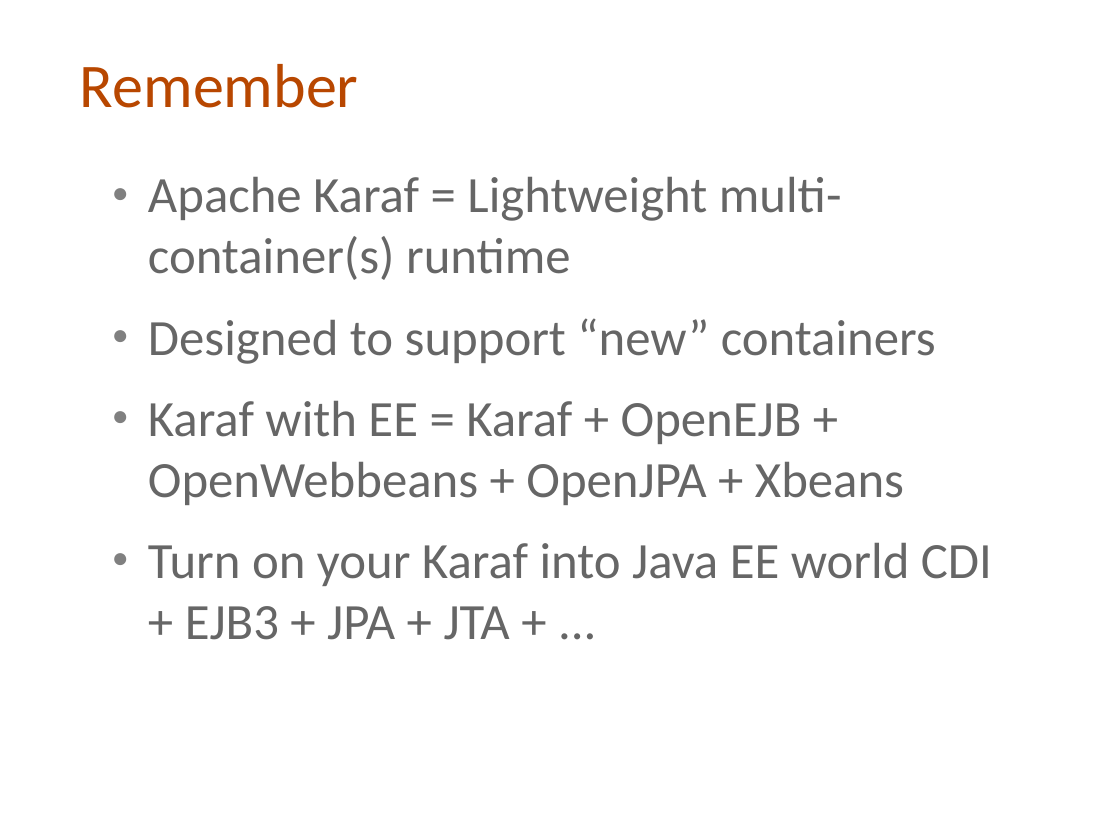
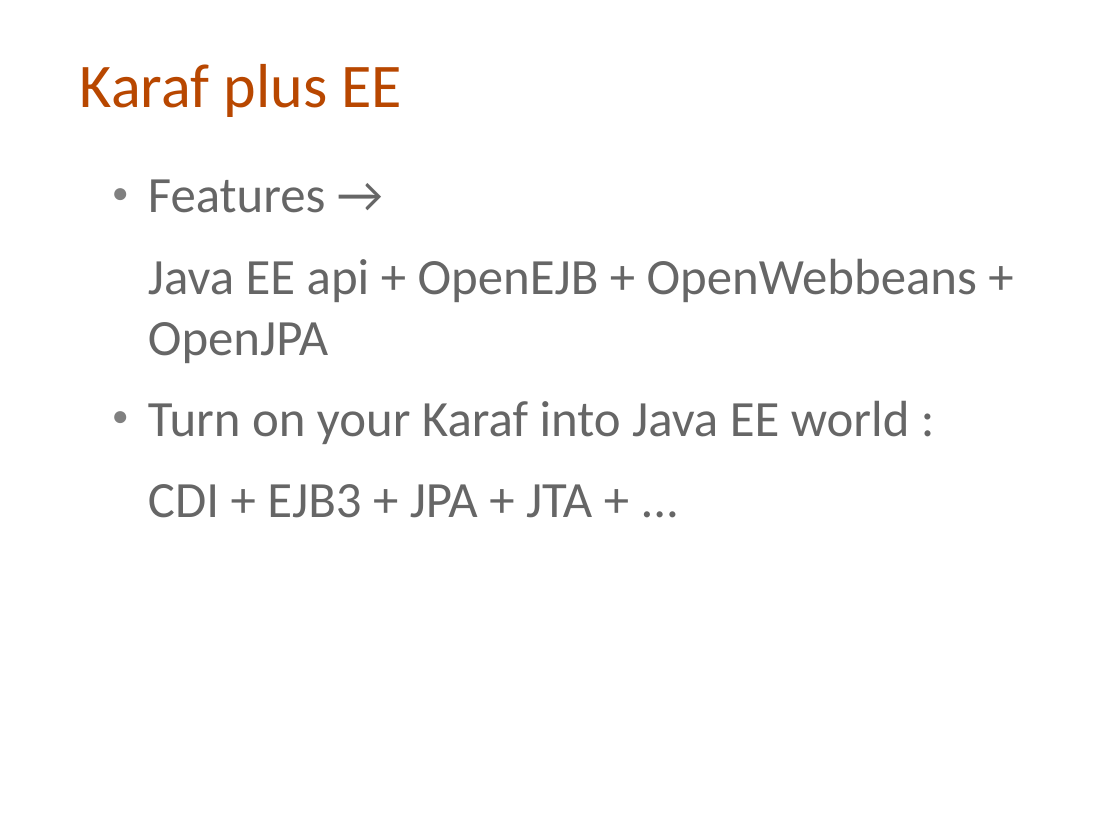
Before and after one commit to cmoulliard/apachecon-2012, a slide deck: slide 43 of karaf-ee-apachecon_eu_2012.odp (slide 40 before the commit). Drawn at 1120x840 pixels with LibreOffice and Linux fonts; fonts in the diff are those of the drawing; background and template pictures are left out. Boxes give left, top, right and bottom in pixels: in the first picture for what was removed or moved away, otherwise in the second. Text is boxed around its words. In the diff, an @@ line names an element or a change of style, - is before the commit and + after.

```diff
--- a/karaf-ee-apachecon_eu_2012.odp
+++ b/karaf-ee-apachecon_eu_2012.odp
@@ title at (80,64,402,117): text changed @@
-Remember
+Karaf plus EE
@@ text at (148,179,977,518): text changed @@
-● Apache Karaf = Lightweight multi-container(s) runtime
-● Designed to support “new” containers
-● Karaf with EE = Karaf + OpenEJB + OpenWebbeans + OpenJPA + Xbeans
-● Turn on your Karaf into Java EE world CDI + EJB3 + JPA + JTA + ...
+● Features →
+Java EE api + OpenEJB + OpenWebbeans + OpenJPA
+● Turn on your Karaf into Java EE world :
+CDI + EJB3 + JPA + JTA + ...
```
Also in this commit, not shown: 14 other slides changed, 4 slides added, 1 slide removed.
